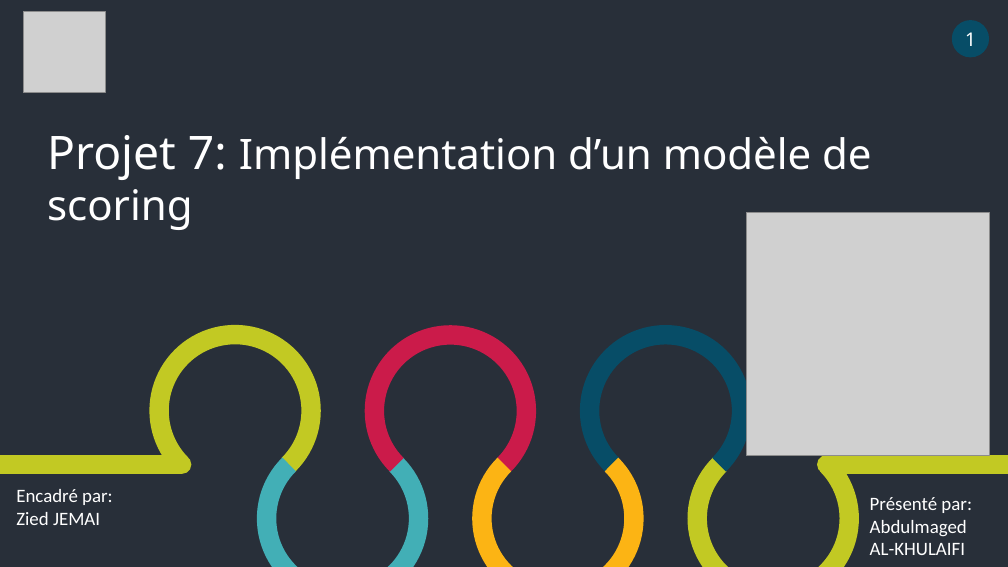
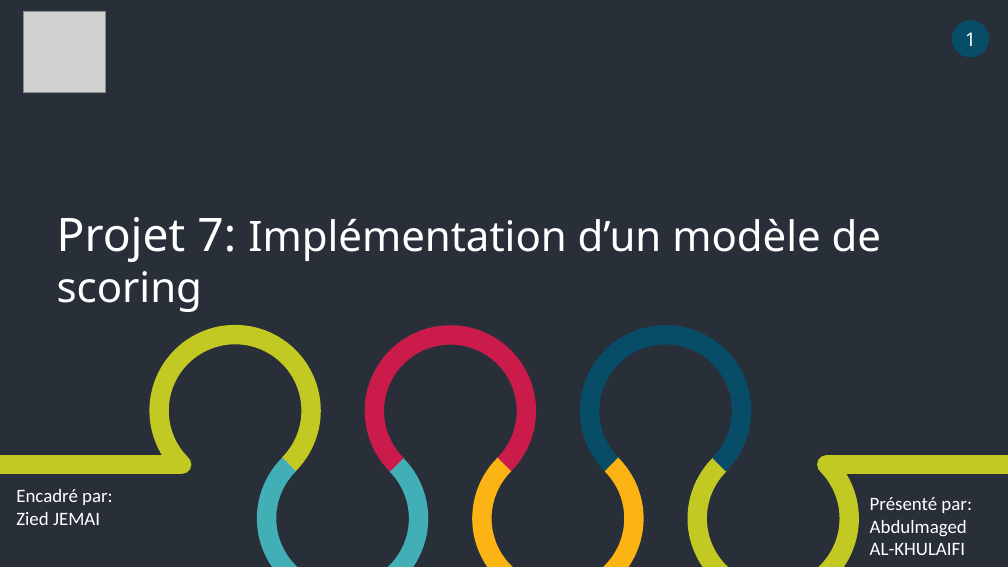
Before and after one commit to AbdulmagedALKHULAIFI/Score_system_decision_octroi_credit, a slide deck: slide 1 of projet 7 .pptx. Drawn at 1008x567 pixels with LibreOffice and Linux fonts; fonts in the diff are those of the drawing; grey boxes stand for pictures. Boxes give left, top, right and bottom in pixels: in the first picture for what was removed or moved away, otherwise in the second. Text is boxed around its words. In the diff, an @@ line names an element or a change of style, - is before the commit and + after.

```diff
--- a/projet 7 .pptx
+++ b/projet 7 .pptx
@@ text "Projet 7: Implémentation d’un modèle ...": place and size @@
-text "Projet 7: Implémentation d’un modèle ..." at [47, 135, 871, 230]
+text "Projet 7: Implémentation d’un modèle ..." at [57, 217, 881, 312]
@@ picture removed at [747, 212, 990, 455] @@
```
Also in this commit, not shown: 4 other slides changed, 1 slide added, 1 slide removed.
